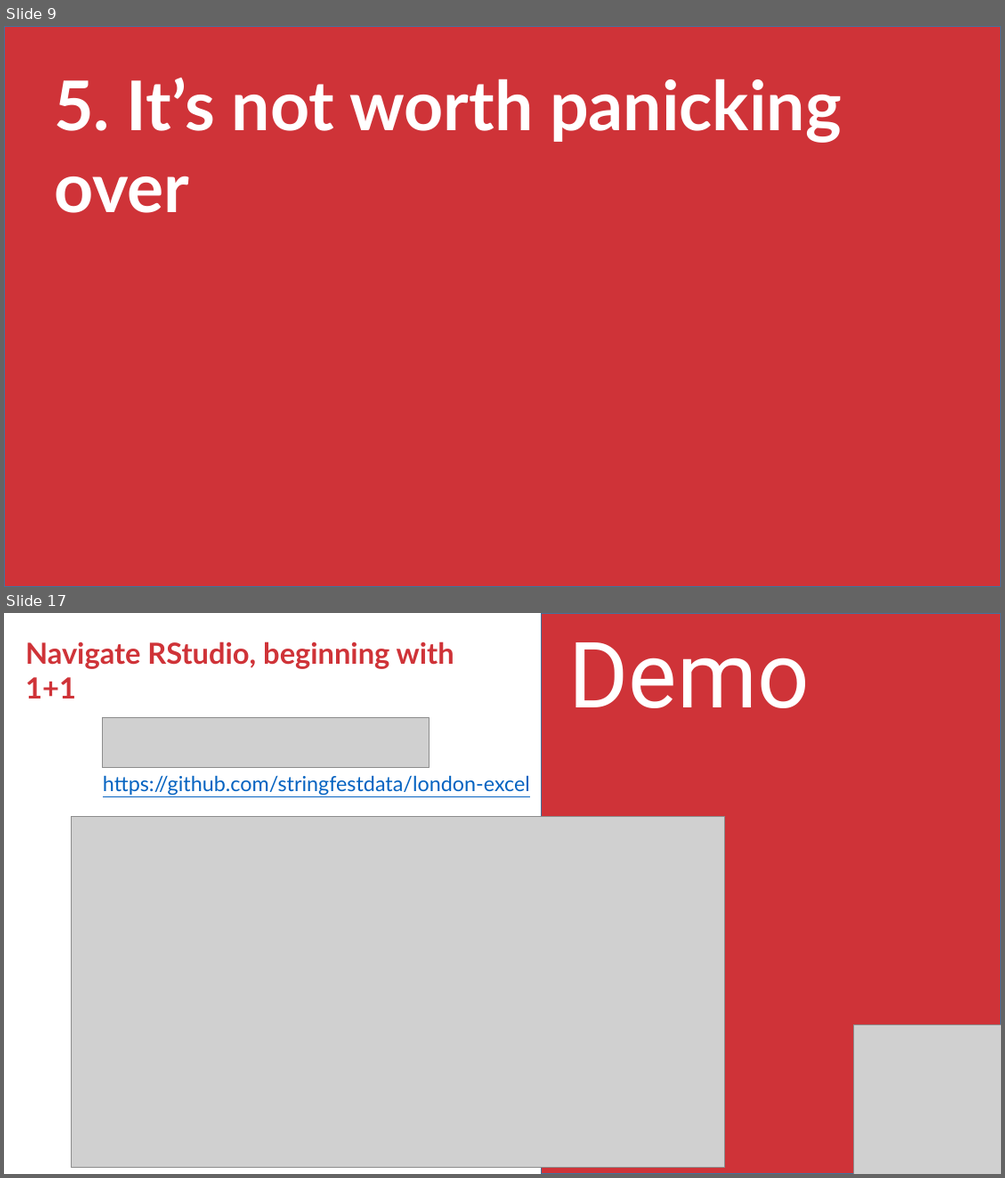
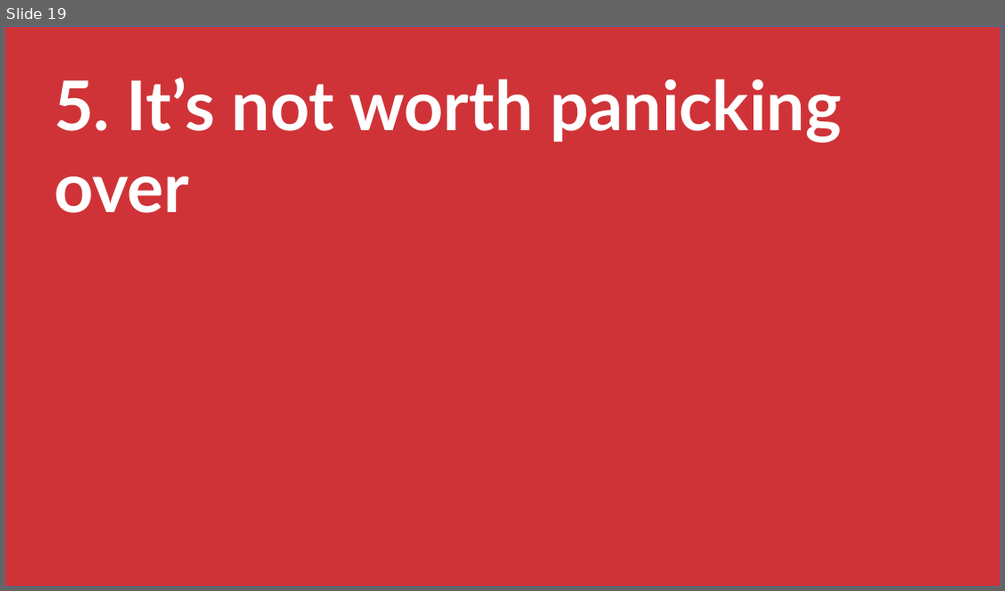
Before and after one commit to stringfestdata/ms-excel-toronto-python, a slide deck: toronto-five-things-excel-python.pptx. Shown one above the other, each under a label of ours: slides 9 and 17 before the commit, slide 19 after it; the slides between them are not shown. The pictures are 1005x1178 and 1005x591 pixels, drawn with LibreOffice and Linux fonts; fonts in the diff are those of the drawing; grey boxes stand for pictures. Boxes give left, top, right and bottom in pixels: in the first picture for what was removed or moved away, otherwise in the second. Text is boxed around its words. In the diff, an @@ line names an element or a change of style, - is before the commit and + after.

```diff
--- a/toronto-five-things-excel-python.pptx
+++ b/toronto-five-things-excel-python.pptx
@@ slide 17 removed at (x1=4, y1=613, x2=1001, y2=1174), background #FFFFFF @@
@@ rectangle removed at (x1=542, y1=613, x2=1001, y2=1174) @@
@@ text removed at (x1=25, y1=641, x2=454, y2=698) @@
-Navigate RStudio, beginning with 1+1
@@ text removed at (x1=568, y1=642, x2=809, y2=708) @@
-Demo
@@ picture removed at (x1=102, y1=717, x2=429, y2=767) @@
@@ text removed at (x1=103, y1=775, x2=530, y2=795) @@
-https://github.com/stringfestdata/london-excel
@@ picture removed at (x1=71, y1=817, x2=724, y2=1167) @@
@@ picture removed at (x1=853, y1=1024, x2=1001, y2=1174) @@
@@ what was slide 9 is now slide 19 @@
```
Also in this commit, not shown: 5 slides changed, 8 slides added, 16 other slides removed, 3 other files.
